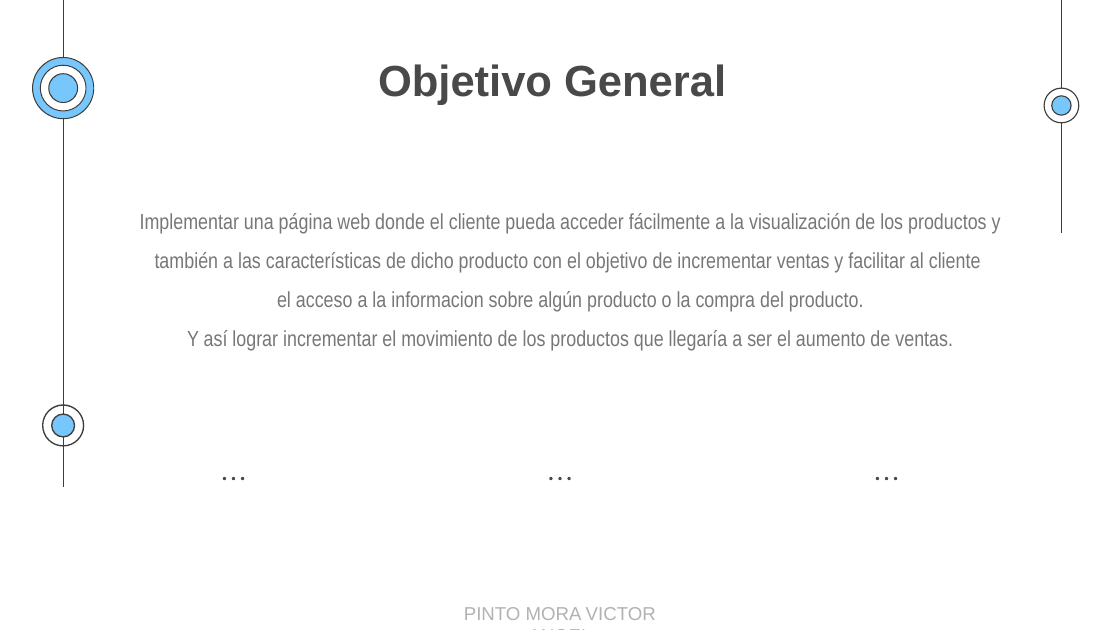
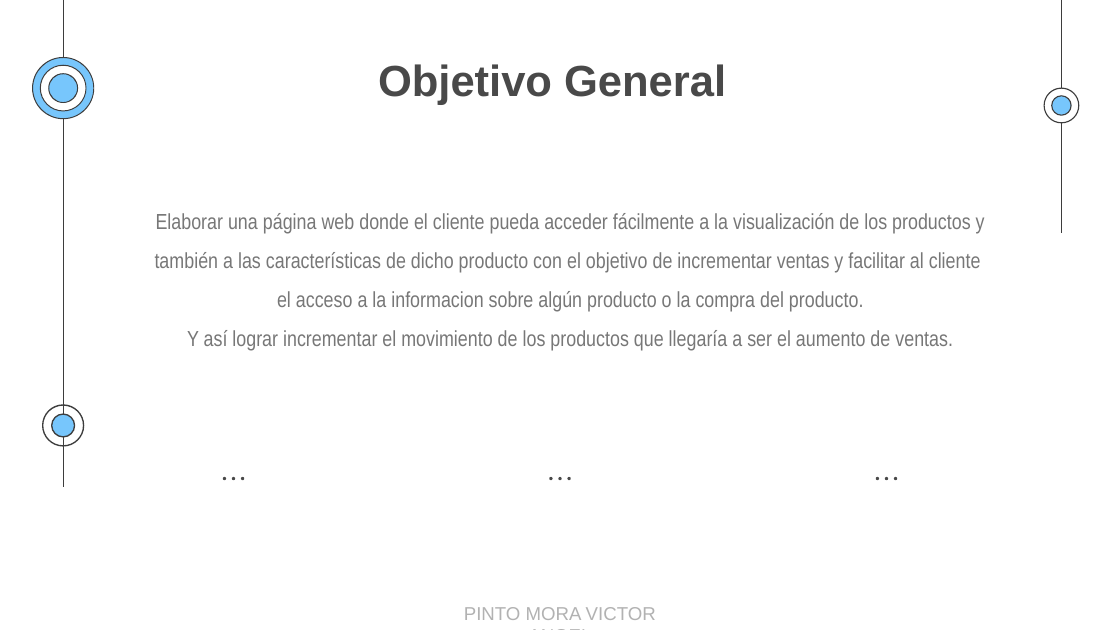
Before and after one commit to EgCooper/Mxt-Technology, a slide deck: slide 10 of Documentacion/Mxt-Technology Presentacion.pptx. Drawn at 1120x630 pixels with LibreOffice and Linux fonts; fonts in the diff are those of the drawing. Boxes give left, top, right and bottom in pixels: in the first picture for what was removed or moved away, otherwise in the second. Text is boxed around its words. In the diff, an @@ line names an element or a change of style, - is before the commit and + after.

```diff
--- a/Documentacion/Mxt-Technology Presentacion.pptx
+++ b/Documentacion/Mxt-Technology Presentacion.pptx
@@ subtitle at [155,213,985,273]: text changed @@
-Implementar una página web donde el cliente pueda acceder fácilmente a la visualización de los productos y también a las características de dicho producto con el objetivo de incrementar ventas y facilitar al cliente
+Elaborar una página web donde el cliente pueda acceder fácilmente a la visualización de los productos y también a las características de dicho producto con el objetivo de incrementar ventas y facilitar al cliente
```
Also in this commit, not shown: 4 other slides changed, 4 slides added.
